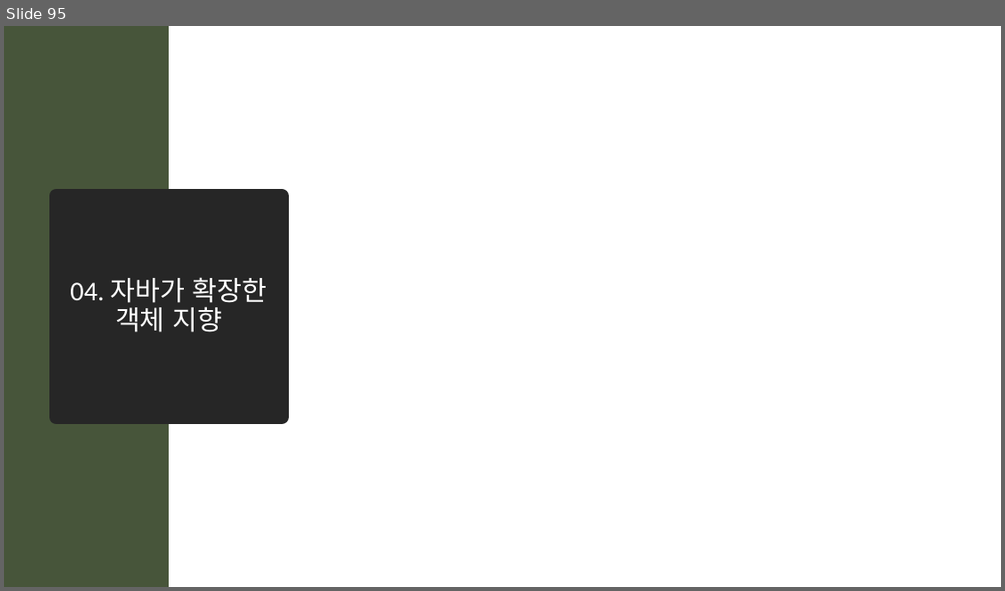
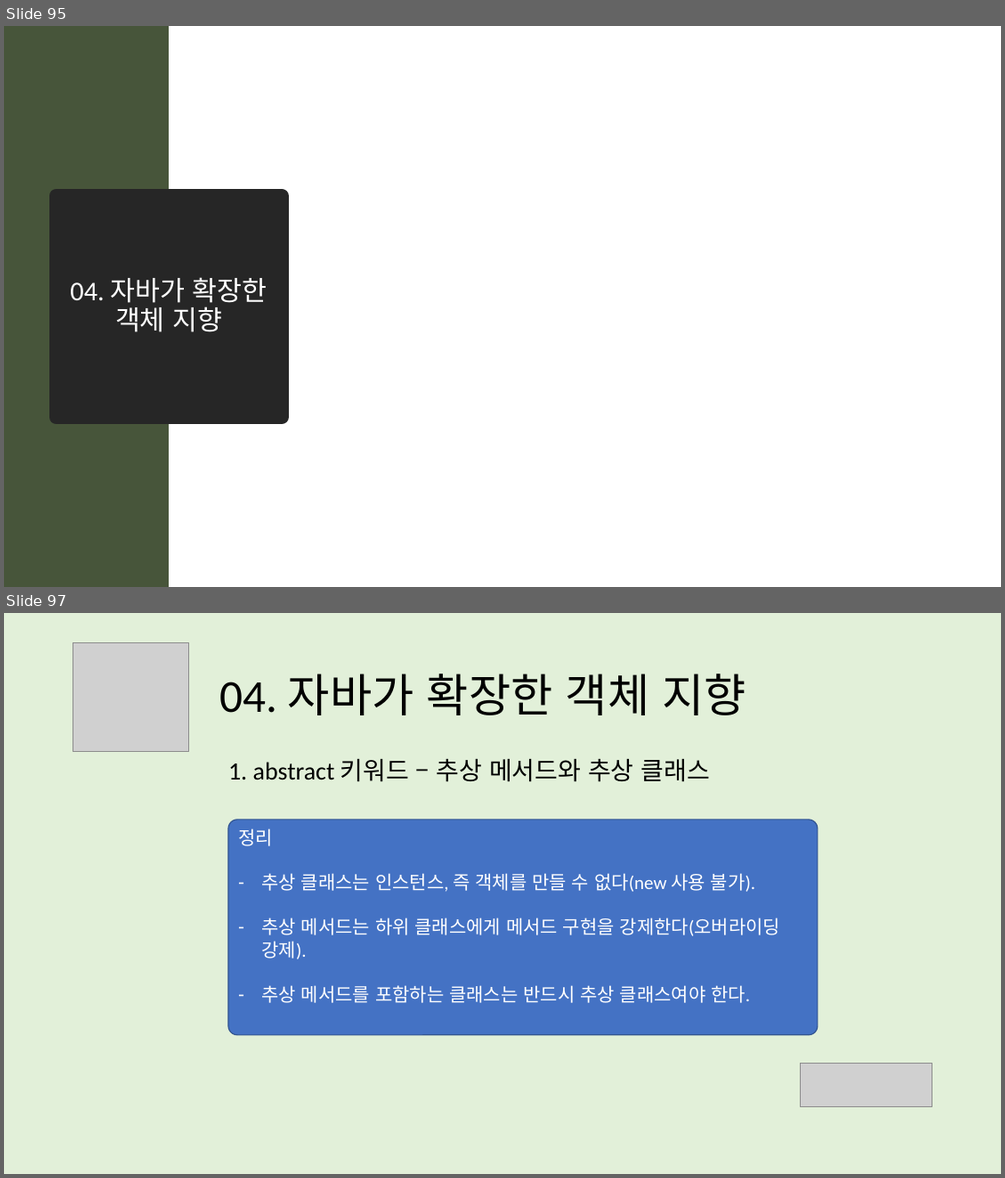
Before and after one commit to mazdah/HTTPTest, a slide deck: docs/스프링 입문을 위한 객체 지향의 원리와 이해 .pptx. Shown one above the other, each under a label of ours: slide 95 before the commit, slides 95 and 97 after it; the slides between them are not shown. The pictures are 1005x591 and 1005x1178 pixels, drawn with LibreOffice and Linux fonts; fonts in the diff are those of the drawing; grey boxes stand for pictures; background and template pictures are left out. Boxes give left, top, right and bottom in pixels: in the first picture for what was removed or moved away, otherwise in the second. Text is boxed around its words. In the diff, an @@ line names an element or a change of style, - is before the commit and + after.

Commit message:
-  4-2 생성자까지 정리

```diff
--- a/docs/스프링 입문을 위한 객체 지향의 원리와 이해 .pptx
+++ b/docs/스프링 입문을 위한 객체 지향의 원리와 이해 .pptx
@@ slide 97 added at (x1=4, y1=613, x2=1001, y2=1174), background #E2F0D9 @@
@@ picture added at (x1=73, y1=643, x2=189, y2=751) @@
@@ title added at (x1=219, y1=674, x2=746, y2=715), 44 pt, text #000000 @@
+04. 자바가 확장한 객체 지향
@@ text added at (x1=228, y1=758, x2=710, y2=782), 24 pt, text #000000 @@
+1. abstract 키워드 – 추상 메서드와 추상 클래스
@@ rounded rectangle added at (x1=228, y1=819, x2=817, y2=1035), fill #4472C4, outline #325491 1 pt, 18 pt, text #FFFFFF @@
+정리
+– 추상 클래스는 인스턴스, 즉 객체를 만들 수 없다(new 사용 불가).
+– 추상 메서드는 하위 클래스에게 메서드 구현을 강제한다(오버라이딩 강제).
+– 추상 메서드를 포함하는 클래스는 반드시 추상 클래스여야 한다.
@@ picture added at (x1=801, y1=1063, x2=933, y2=1107) @@
```
Also in this commit, not shown: 2 other slides added.
